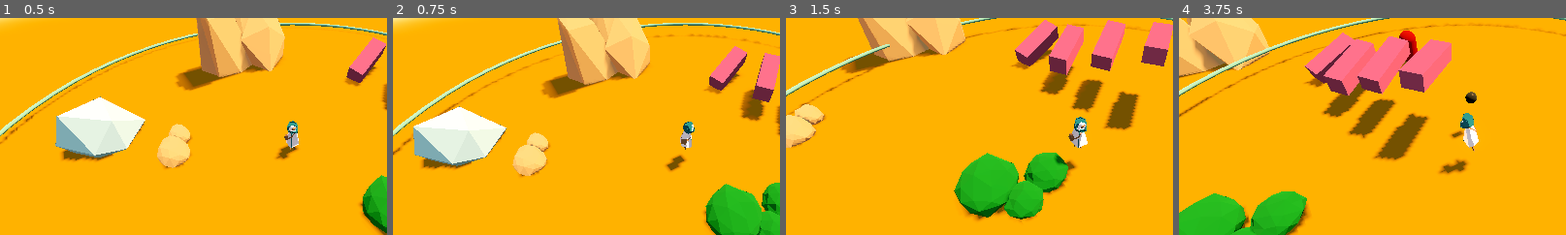
Above: before the commit, frames 1-4 (left to right).
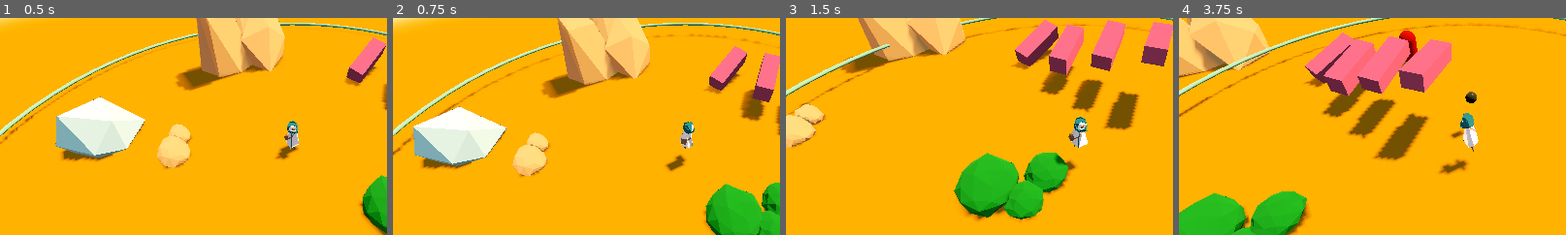
Above: after the commit, the same moments.

Repository: DeepRestGames/EcoDungeon
Game: Godot game, scene res://scenes/PrototypeScene_Weapons_01.tscn
The game is run twice, just before and just after one commit, with the same random seed, the same clock (stepped at 60 frames per second) and the same inputs. A sky picture missing from this copy of the repository is replaced by a grey-blue gradient.
Inputs (mouse positions are % of the whole screen's width and height, from its top left):
- Up to frame 1 (0.5 s): no input
- Up to frame 2 (0.75 s): tap Enter at 0.5 s; move the mouse to (72, 45) at 0.52 s; hold D (move_right) from 0.53 s (still down); tap Space (spacebar) at 0.6 s
- Up to frame 3 (1.5 s): move the mouse to (30, 55) at 1.27 s; release D (move_right) at 1.28 s; hold S (move_down) from 1.28 s (still down); tap Mouse wheel up (zoom_in) at 1.35 s
- Up to frame 4 (3.75 s): move the mouse to (60, 28) at 2.02 s; release S (move_down) at 2.03 s; hold D (move_right) 2.03-2.78 s; hold Mouse wheel down (zoom_out) 2.03-2.78 s; move the mouse to (45, 70) at 2.77 s; hold W (move_up) 2.78-3.53 s; tap Space (spacebar) at 2.85 s; move the mouse to (80, 65) at 3.52 s; hold A (move_left) from 3.53 s (still down); hold Mouse wheel up (zoom_in) from 3.53 s (still down)
The pictures show only the part of the screen within x 12-62%, y 20-70%; the shares and areas given below are measured in that part.

Frame 1 is identical in both runs. In frame 2, 0.1% of the frame differs, in the area x 71-78%, y 47-69%; in frame 3, less than 0.1%; in frame 4, less than 0.1%.

Commit message:
Homing projectiles are now optional, default is not homing

Diff:
--- a/scripts/Projectile.gd
+++ b/scripts/Projectile.gd
@@ -9,15 +9,18 @@
 @onready var collision_shape = $CollisionShape3D
 @onready var life_time: Timer = $Lifetime
 
-func initialize(speed, dmg, lifetime, enemy):
+
+func initialize(speed, dmg, lifetime, enemy = null):
 	bullet_velocity = speed
 	current_damage = dmg
 	enemy_to_follow = enemy
 	lifetime_override = lifetime
 
+
 func _ready():
 	life_time.wait_time = lifetime_override
 	life_time.start()
+
 
 func _physics_process(delta):
 	if life_time.is_stopped():
@@ -37,6 +40,7 @@
 			if enemy_to_follow != null:
 				look_at(enemy_to_follow.global_position, Vector3.UP)
 
+
 func deal_damage(collider: EnemyBase):
 	collider.take_damage(current_damage)
 
--- a/scripts/weapons/BaseWeapon.gd
+++ b/scripts/weapons/BaseWeapon.gd
@@ -27,6 +27,7 @@
 @onready var default_projectiles_origin = $ProjectilesOrigins/ProjectileOrigin01
 var projectiles_origins: Array
 
+# --- Statistics ---
 @export var base_damage: float = 1.0
 var current_damage: float:
 	set(value):
@@ -50,6 +51,9 @@
 	set(value):
 		current_projectiles_number = clamp(value, MIN_PROJECTILES_NUMBER, MAX_PROJECTILE_NUMBER)
 
+# --- Powerups ---
+var homing_projectiles = false
+
 
 func _ready():
 	current_damage = base_damage
@@ -65,11 +69,16 @@
 			# Set enemy target, closest one first
 			var enemy = enemies[projectile_origin_index % enemies.size()]
 
+			# Create new projectile targeting enemy target
 			var projectile = projectile_instance.instantiate()
-			projectile.initialize(projectile_velocity, current_damage, projectile_lifetime, enemy)
+			# Set enemy as target to follow if weapon has homing powerup
+			if homing_projectiles:
+				projectile.initialize(projectile_velocity, current_damage, projectile_lifetime, enemy)
+			else:
+				projectile.initialize(projectile_velocity, current_damage, projectile_lifetime)
+
+			# Spawn projectile at its origin and shoot it
 			var shoot_origin = projectiles_origins[projectile_origin_index].global_transform.origin
-
-			# Spawn and shoot projectile
 			level_root.add_child(projectile, true)
 			projectile.global_transform.origin = shoot_origin
 			projectile.look_at(enemy.global_position, Vector3.UP)
